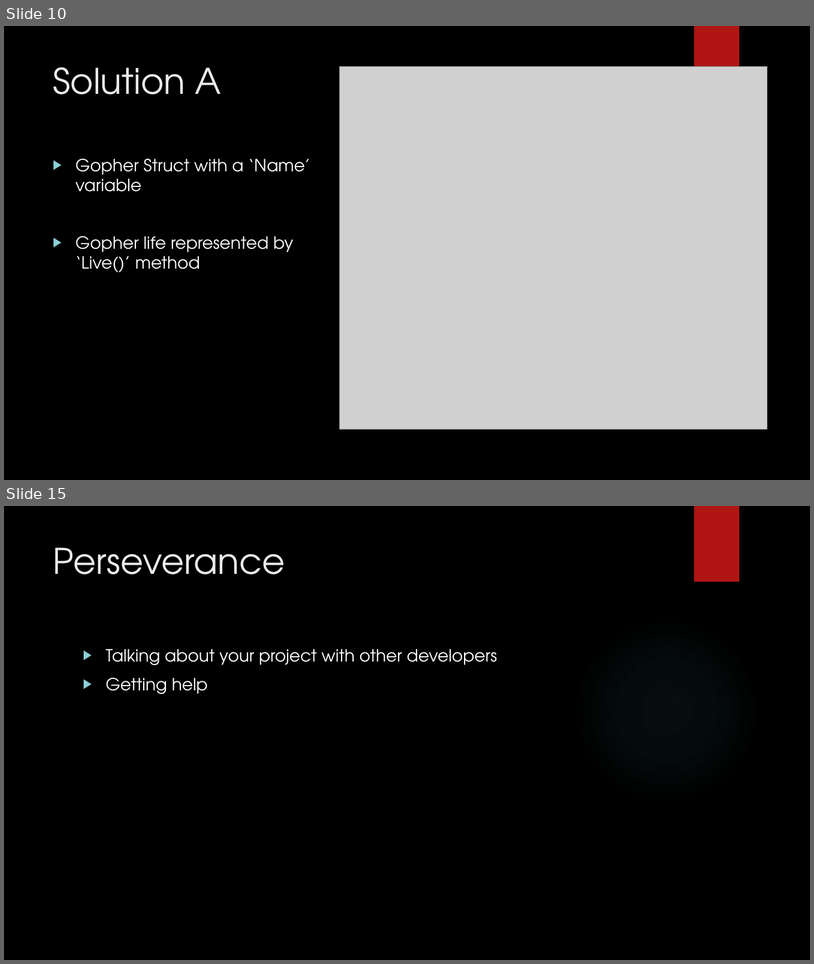
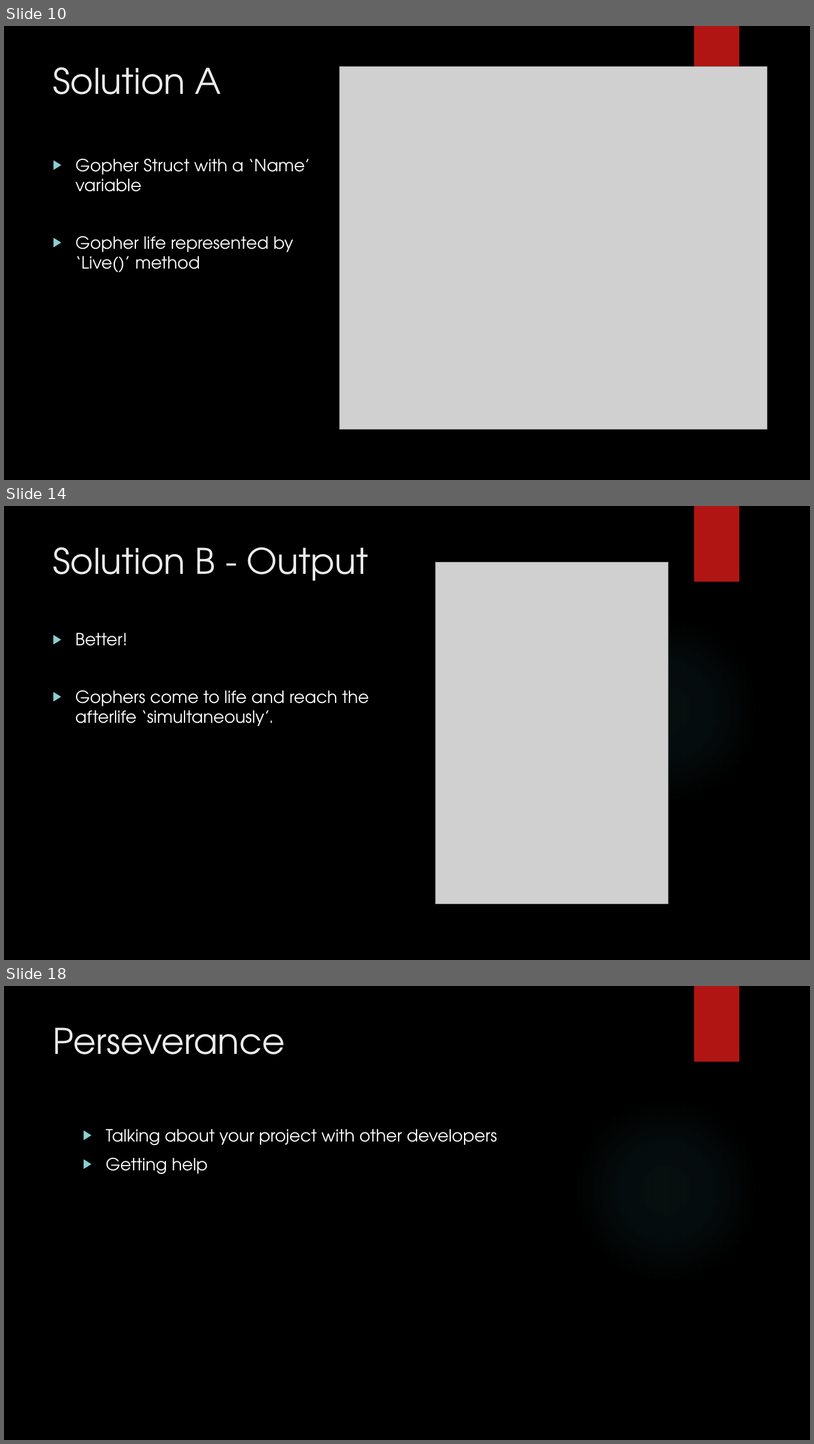
Before and after one commit to jaminologist/GopherLife, a slide deck: GopherLife.pptx. Shown one above the other, each under a label of ours: slides 10 and 15 before the commit, slides 10, 14 and 18 after it; the slides between them are not shown. The pictures are 814x964 and 814x1444 pixels, drawn with LibreOffice and Linux fonts; fonts in the diff are those of the drawing; grey boxes stand for pictures; background and template pictures are left out. Boxes give left, top, right and bottom in pixels: in the first picture for what was removed or moved away, otherwise in the second. Text is boxed around its words. In the diff, an @@ line names an element or a change of style, - is before the commit and + after.

```diff
--- a/GopherLife.pptx
+++ b/GopherLife.pptx
@@ slide 14 added at <box>4,506,810,960</box>, background picture (left out); not listed: 2 template elements that a slide beside it also shows @@
@@ title added at <box>53,547,369,581</box>, 42 pt, text #EBEBEB @@
+Solution B - Output
@@ picture added at <box>436,562,669,903</box> @@
@@ text added at <box>75,633,369,726</box>, 20 pt, text #FFFFFF @@
+▶ Better!
+▶ Gophers come to life and reach the afterlife ‘simultaneously’.
@@ what was slide 15 is now slide 18 @@
```
Also in this commit, not shown: 5 slides changed, 4 other slides added, 1 slide removed, 2 other files.
